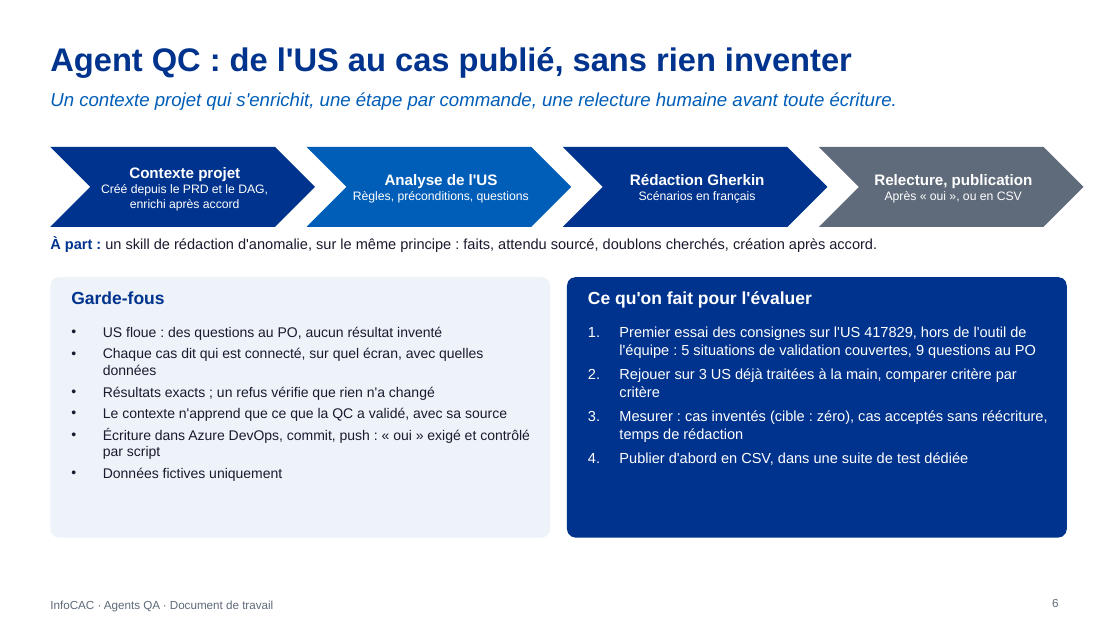
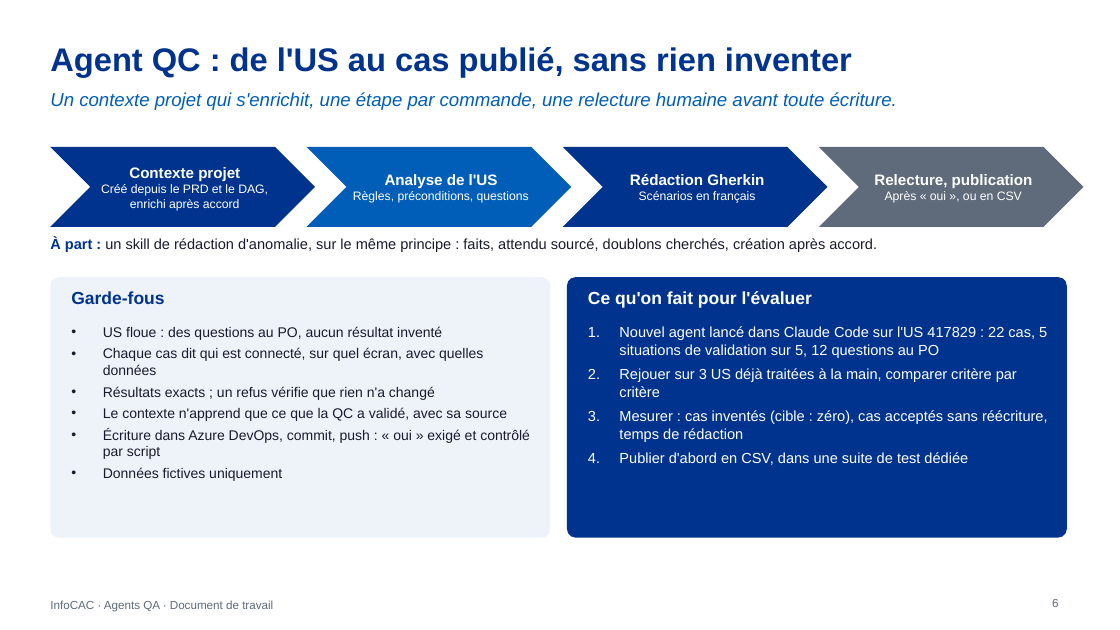
Before and after one commit to DauraRady/Travaux-QA, a slide deck: slide 6 of doc/InfoCAC-agents-QA.pptx. Drawn at 1120x630 pixels with LibreOffice and Linux fonts; fonts in the diff are those of the drawing. Boxes give left, top, right and bottom in pixels: in the first picture for what was removed or moved away, otherwise in the second. Text is boxed around its words. In the diff, an @@ line names an element or a change of style, - is before the commit and + after.

Commit message:
Résultat du nouvel agent sur l'US 417829, comparatif et skills mis à jour

```diff
--- a/doc/InfoCAC-agents-QA.pptx
+++ b/doc/InfoCAC-agents-QA.pptx
@@ text at <box>619,326,1047,358</box>: text changed @@
-1. Premier essai des consignes sur l'US 417829, hors de l'outil de l'équipe : 5 situations de validation couvertes, 9 questions au PO
+1. Nouvel agent lancé dans Claude Code sur l'US 417829 : 22 cas, 5 situations de validation sur 5, 12 questions au PO
```
Also in this commit, not shown: 1 other slide changed, 11 other files.
